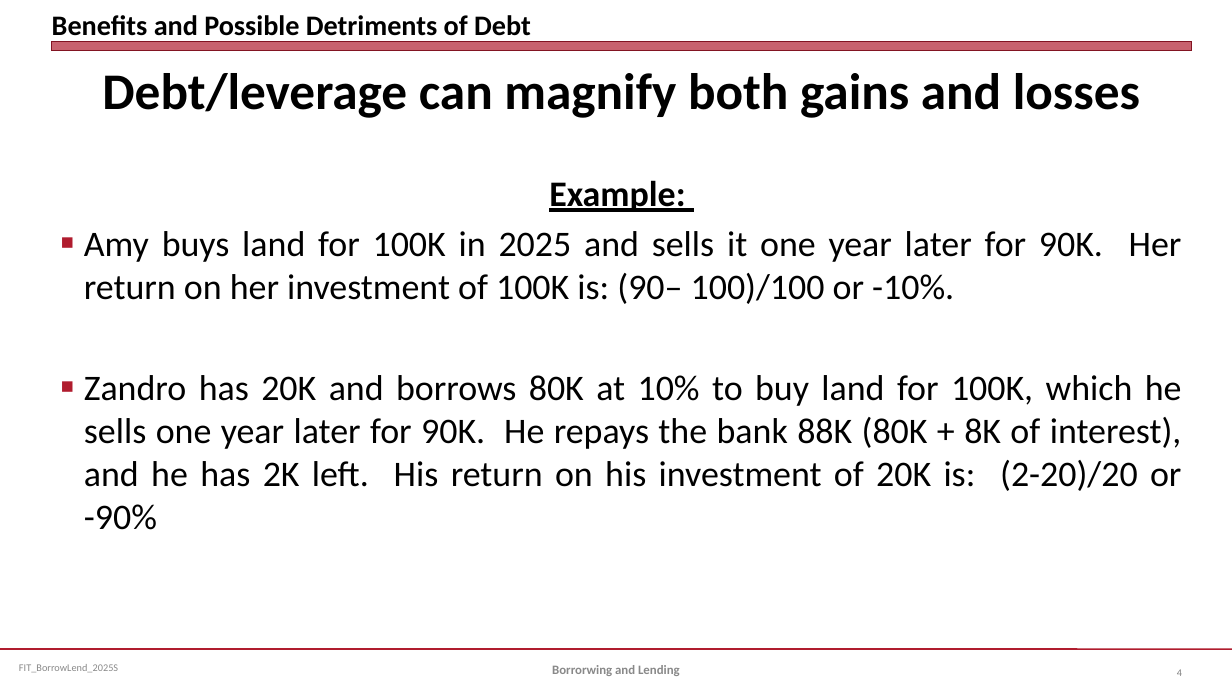
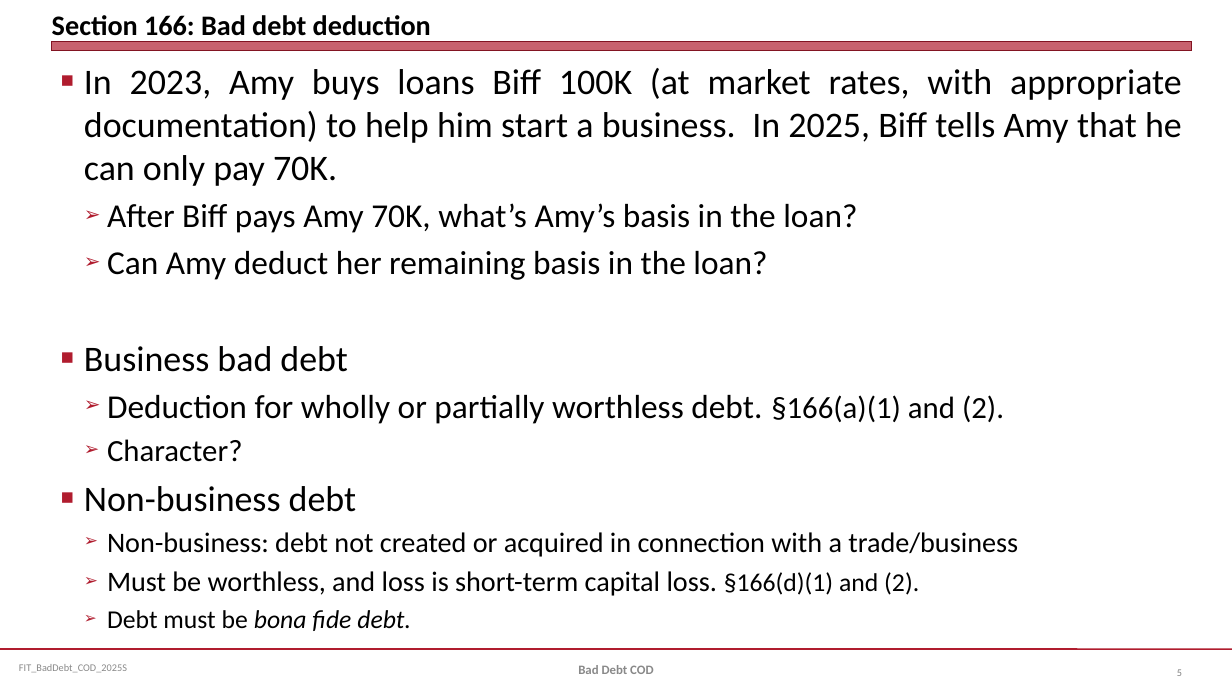
Before and after one commit to jmc877/Fed-Income-Tax, a slide deck: slide 5 of slides/FIT_BadDebt_COD_2025S.pptx (slide 4 before the commit). Drawn at 1232x693 pixels with LibreOffice and Linux fonts; fonts in the diff are those of the drawing. Boxes give left, top, right and bottom in pixels: in the first picture for what was removed or moved away, otherwise in the second. Text is boxed around its words. In the diff, an @@ line names an element or a change of style, - is before the commit and + after.

```diff
--- a/slides/FIT_BadDebt_COD_2025S.pptx
+++ b/slides/FIT_BadDebt_COD_2025S.pptx
@@ title at (x1=52, y1=15, x2=431, y2=42): text changed @@
-Benefits and Possible Detriments of Debt
+Section 166: Bad debt deduction
@@ text at (x1=84, y1=68, x2=1182, y2=631): text changed @@
-Debt/leverage can magnify both gains and losses
-Example:
-■ Amy buys land for 100K in 2025 and sells it one year later for 90K. Her return on her investment of 100K is: (90– 100)/100 or -10%.
-■ Zandro has 20K and borrows 80K at 10% to buy land for 100K, which he sells one year later for 90K. He repays the bank 88K (80K + 8K of interest), and he has 2K left. His return on his investment of 20K is: (2-20)/20 or -90%
+■ In 2023, Amy buys loans Biff 100K (at market rates, with appropriate documentation) to help him start a business. In 2025, Biff tells Amy that he can only pay 70K.
+  ➢ After Biff pays Amy 70K, what’s Amy’s basis in the loan?
+  ➢ Can Amy deduct her remaining basis in the loan?
+■ Business bad debt
+  ➢ Deduction for wholly or partially worthless debt. §166(a)(1) and (2).
+  ➢ Character?
+■ Non-business debt
+  ➢ Non-business: debt not created or acquired in connection with a trade/business
+  ➢ Must be worthless, and loss is short-term capital loss. §166(d)(1) and (2).
+  ➢ Debt must be bona fide debt.
@@ text at (x1=19, y1=664, x2=127, y2=673): text changed @@
-FIT_BorrowLend_2025S
+FIT_BadDebt_COD_2025S
@@ text at (x1=578, y1=665, x2=653, y2=674): text changed @@
-Borrorwing and Lending
+Bad Debt COD
@@ page number at (x1=1177, y1=669, x2=1182, y2=676): text changed @@
-4
+5
```
Also in this commit, not shown: 4 other slides changed, 8 slides added, 20 slides removed, 1 other file.
